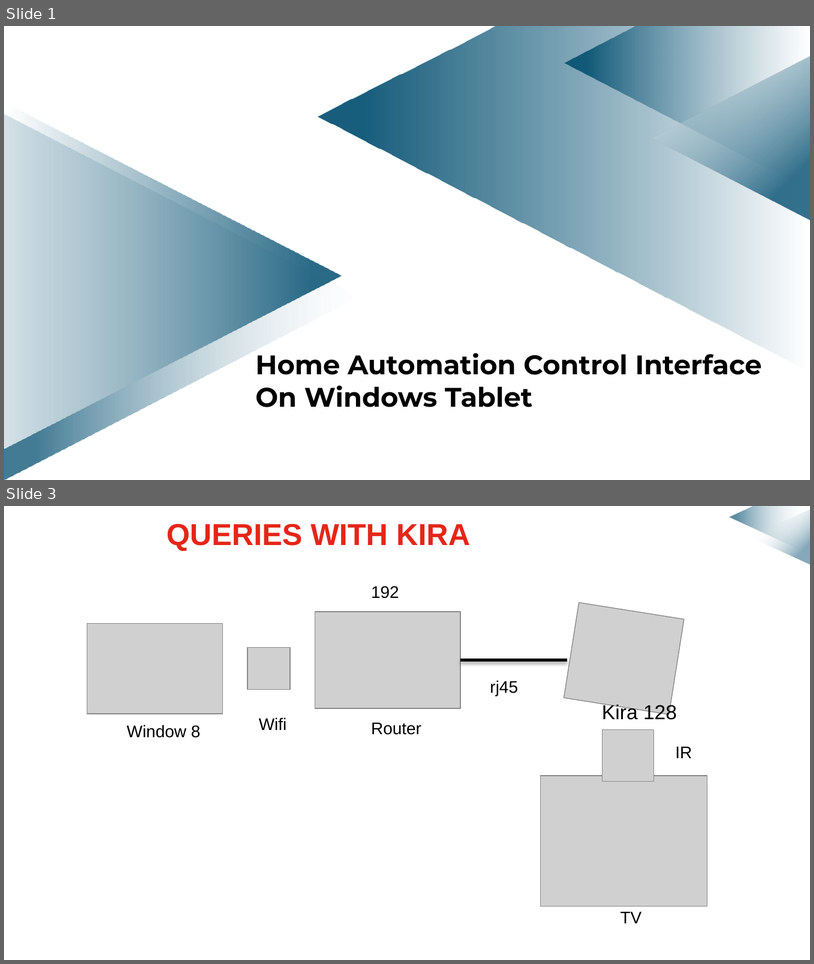
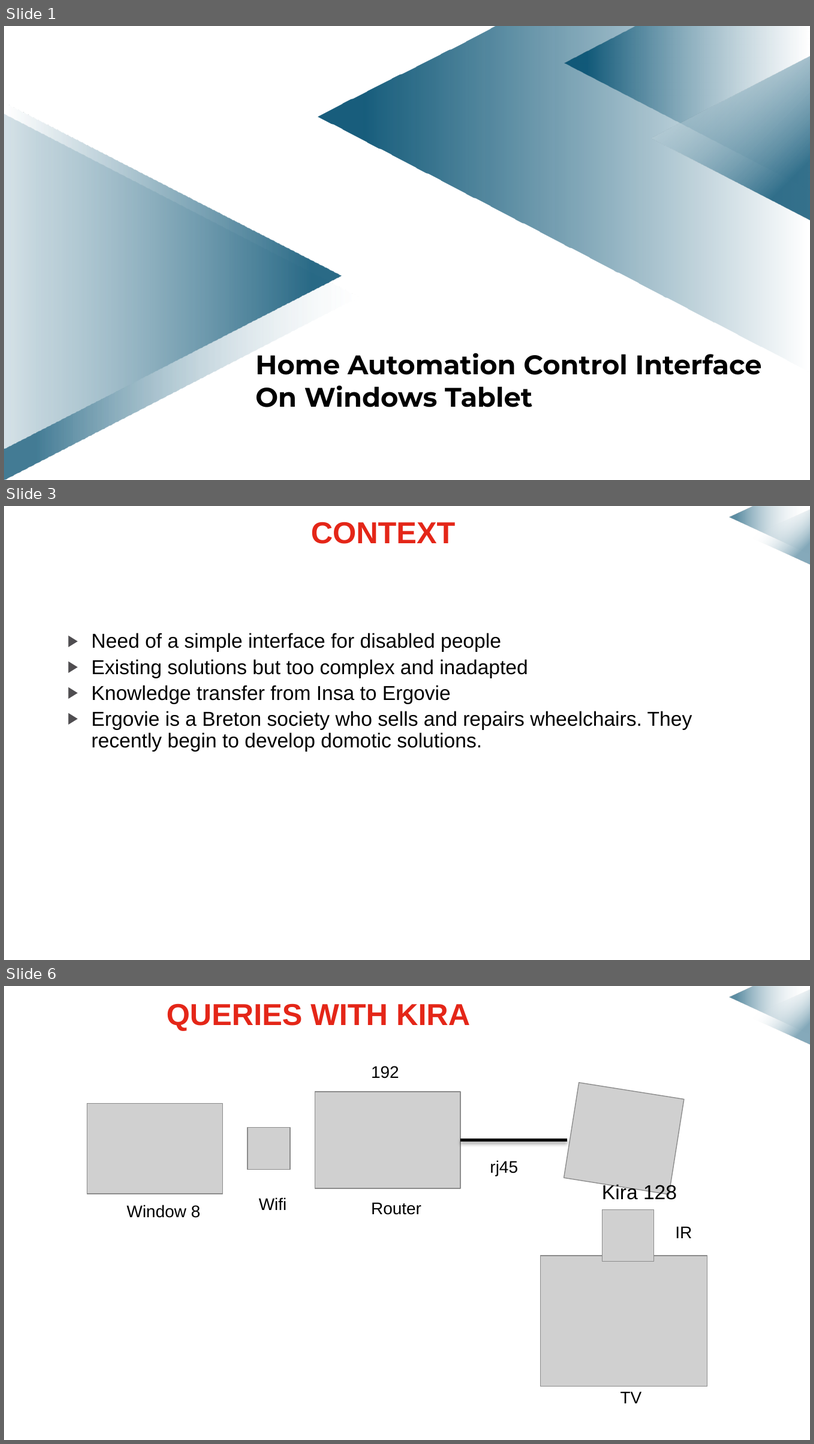
Before and after one commit to mmeven/EP_Domotique_Tablette, a slide deck: Rendu/Diapo_prototype_janvier.pptx. Shown one above the other, each under a label of ours: slides 1 and 3 before the commit, slides 1, 3 and 6 after it; the slides between them are not shown. The pictures are 814x964 and 814x1444 pixels, drawn with LibreOffice and Linux fonts; fonts in the diff are those of the drawing; grey boxes stand for pictures; background and template pictures are left out. Boxes give left, top, right and bottom in pixels: in the first picture for what was removed or moved away, otherwise in the second. Text is boxed around its words. In the diff, an @@ line names an element or a change of style, - is before the commit and + after.

```diff
--- a/Rendu/Diapo_prototype_janvier.pptx
+++ b/Rendu/Diapo_prototype_janvier.pptx
@@ slide 3 added at <box>4,506,810,960</box>, background #FFFFFF; not listed: 2 template elements that a slide beside it also shows @@
@@ title added at <box>311,522,456,544</box>, 27 pt, text #E42618, bold @@
+CONTEXT
@@ text added at <box>92,633,693,751</box>, 18 pt, text #000000 @@
+▶ Need of a simple interface for disabled people
+▶ Existing solutions but too complex and inadapted
+▶ Knowledge transfer from Insa to Ergovie
+▶ Ergovie is a Breton society who sells and repairs wheelchairs. They recently begin to develop domotic solutions.
@@ what was slide 3 is now slide 6 @@
```
Also in this commit, not shown: 1 slide changed, 3 other slides added, 1 other file.
